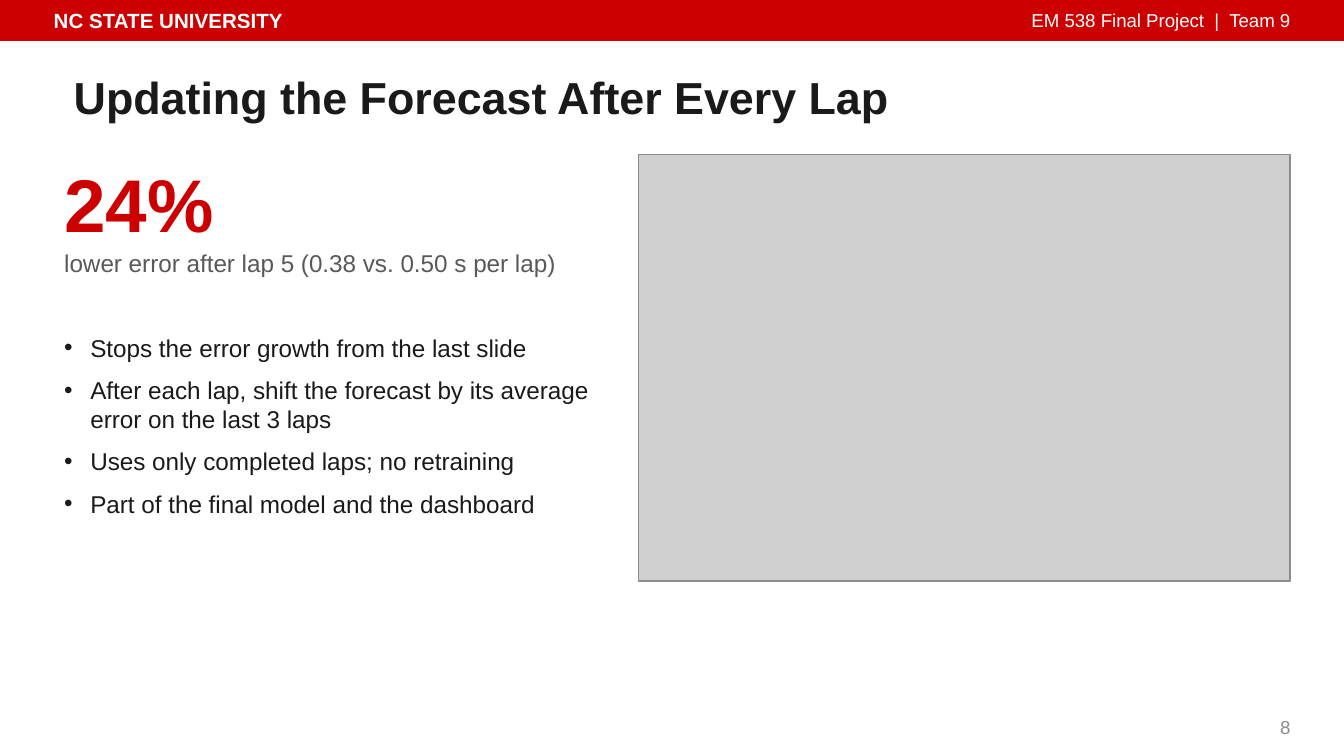
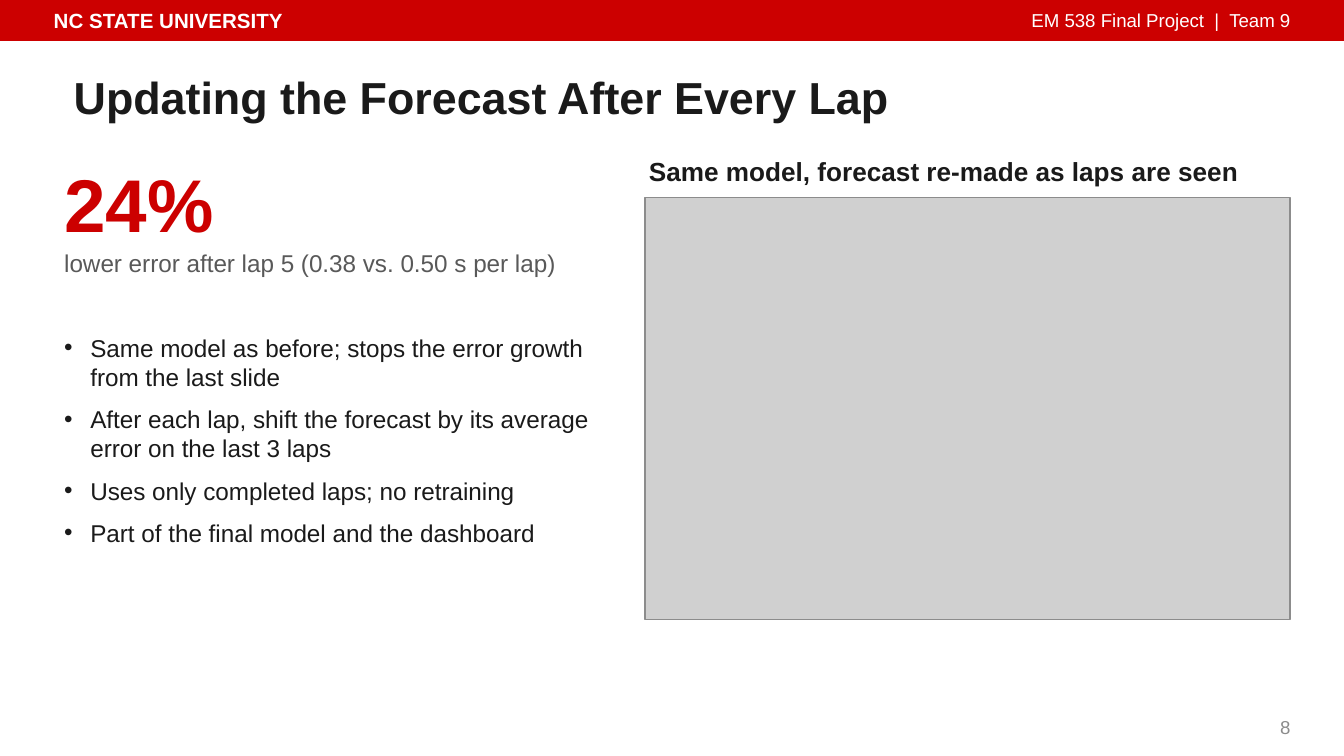
Before and after one commit to isaiahnick/f1-tire-degradation, a slide deck: slide 8 of reports/presentation/PitWall_Final_Presentation.pptx. Drawn at 1344x756 pixels with LibreOffice and Linux fonts; fonts in the diff are those of the drawing; grey boxes stand for pictures. Boxes give left, top, right and bottom in pixels: in the first picture for what was removed or moved away, otherwise in the second. Text is boxed around its words. In the diff, an @@ line names an element or a change of style, - is before the commit and + after.

```diff
--- a/reports/presentation/PitWall_Final_Presentation.pptx
+++ b/reports/presentation/PitWall_Final_Presentation.pptx
@@ text added at box(649, 162, 1238, 187), 14 pt, text #1A1A1A, bold @@
+Same model, forecast re-made as laps are seen
@@ picture: place and size @@
-picture at box(638, 155, 1290, 581)
+picture at box(645, 198, 1290, 620)
@@ text at box(90, 339, 583, 387): text changed @@
-• Stops the error growth from the last slide
+• Same model as before; stops the error growth from the last slide
```
Also in this commit, not shown: 1 other slide changed, 4 other files.
